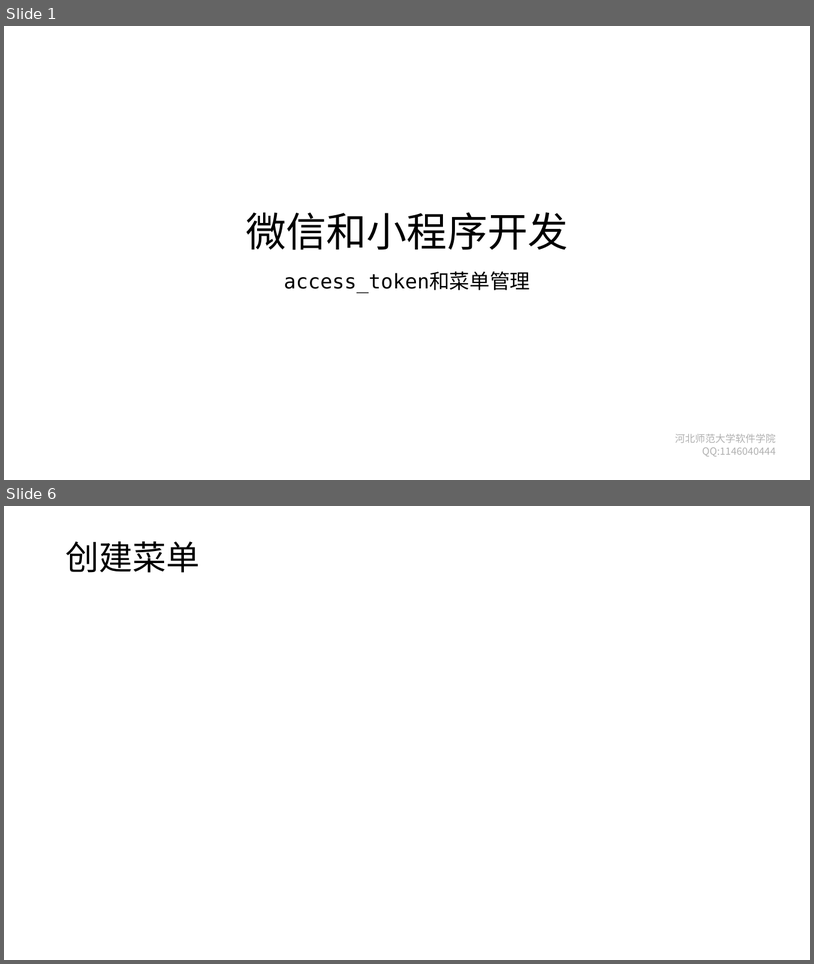
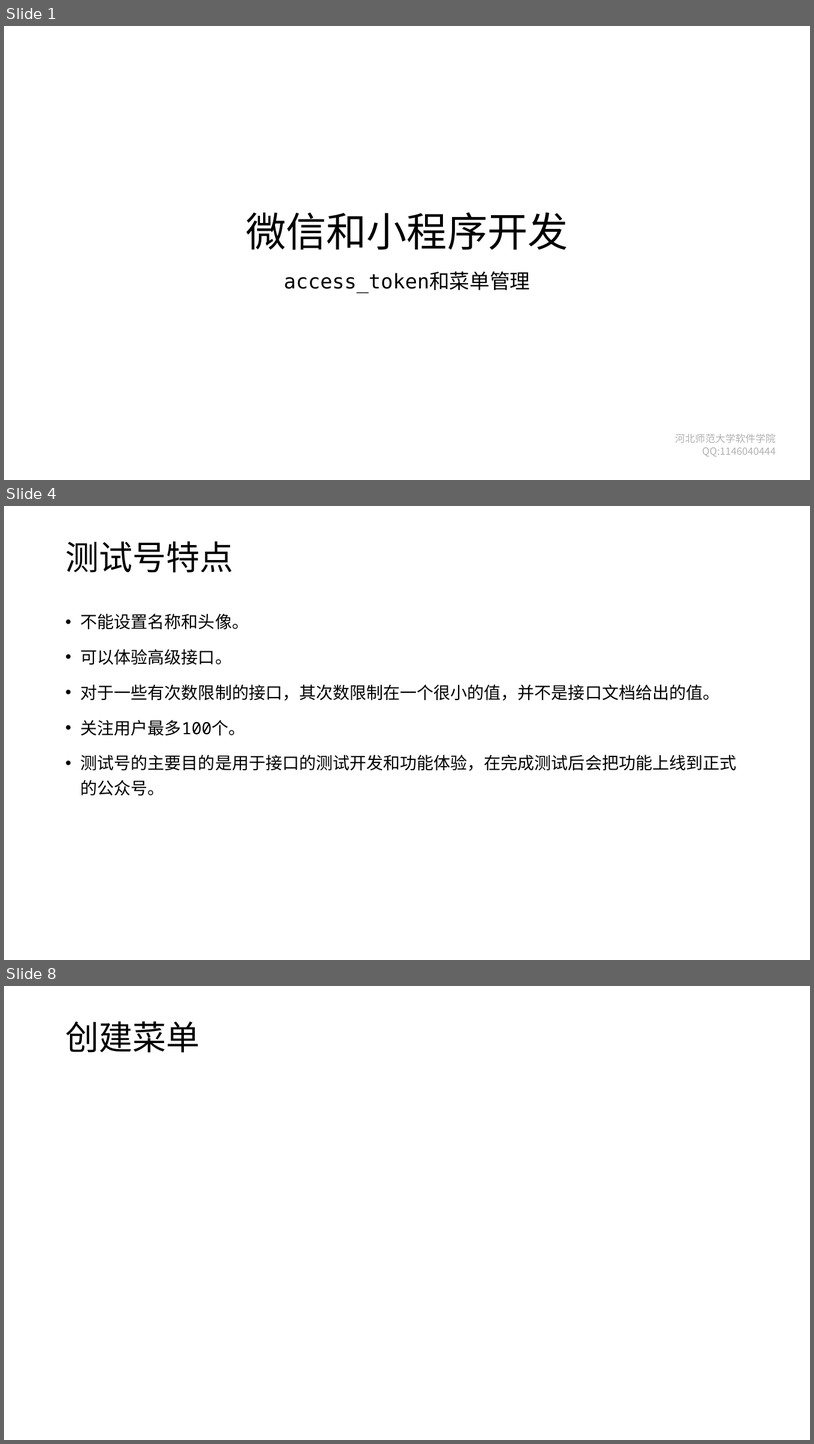
Before and after one commit to edu2act/course-wechat-and-miniprogram, a slide deck: materials/ch13/ch13-access_token和菜单.pptx. Shown one above the other, each under a label of ours: slides 1 and 6 before the commit, slides 1, 4 and 8 after it; the slides between them are not shown. The pictures are 814x964 and 814x1444 pixels, drawn with LibreOffice and Linux fonts; fonts in the diff are those of the drawing; background and template pictures are left out. Boxes give left, top, right and bottom in pixels: in the first picture for what was removed or moved away, otherwise in the second. Text is boxed around its words. In the diff, an @@ line names an element or a change of style, - is before the commit and + after.

```diff
--- a/materials/ch13/ch13-access_token和菜单.pptx
+++ b/materials/ch13/ch13-access_token和菜单.pptx
@@ slide 4 added at (x1=4, y1=506, x2=810, y2=960), background #FFFFFF @@
@@ title added at (x1=65, y1=541, x2=233, y2=573), 40 pt, text #000000 @@
+测试号特点
@@ text added at (x1=81, y1=613, x2=737, y2=796), 20 pt, text #000000 @@
+• 不能设置名称和头像。
+• 可以体验高级接口。
+• 对于一些有次数限制的接口，其次数限制在一个很小的值，并不是接口文档给出的值。
+• 关注用户最多100个。
+• 测试号的主要目的是用于接口的测试开发和功能体验，在完成测试后会把功能上线到正式的公众号。
@@ what was slide 6 is now slide 8 @@
```
Also in this commit, not shown: 1 slide changed, 4 other slides added, 3 slides removed, 13 other files.
